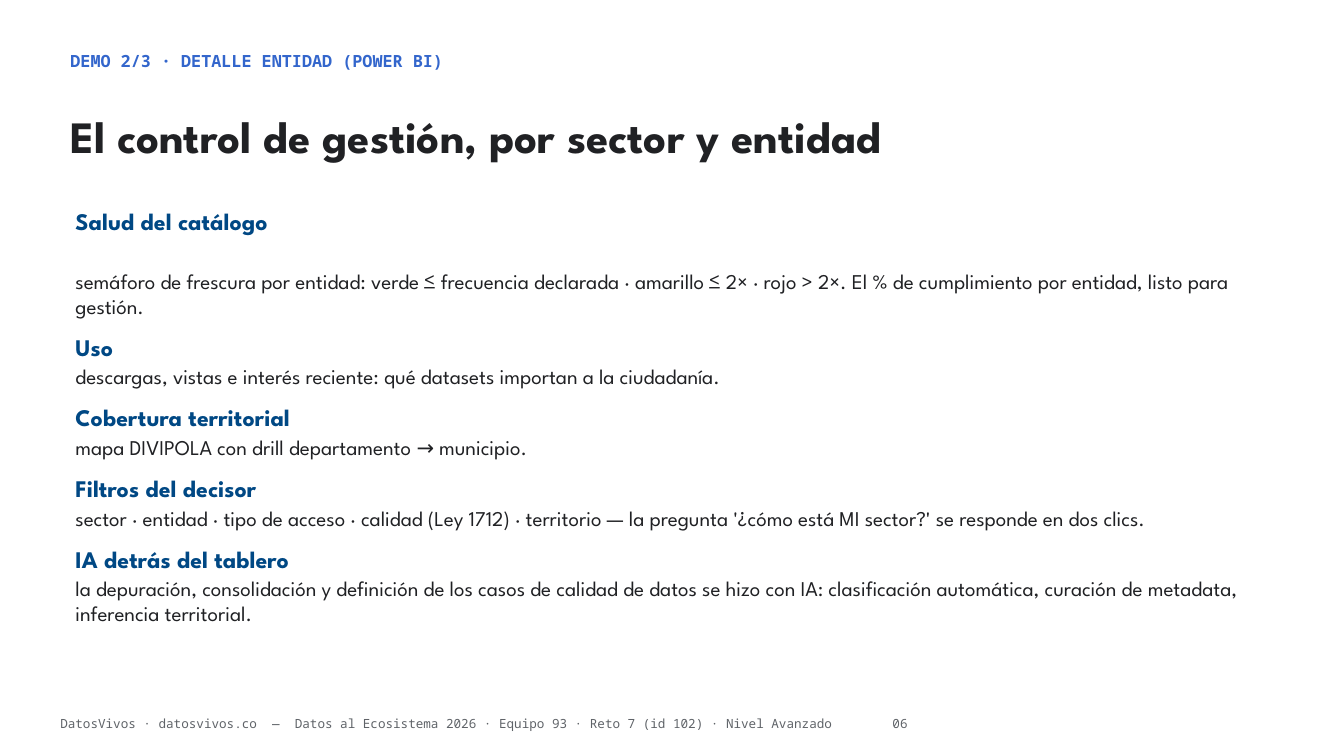
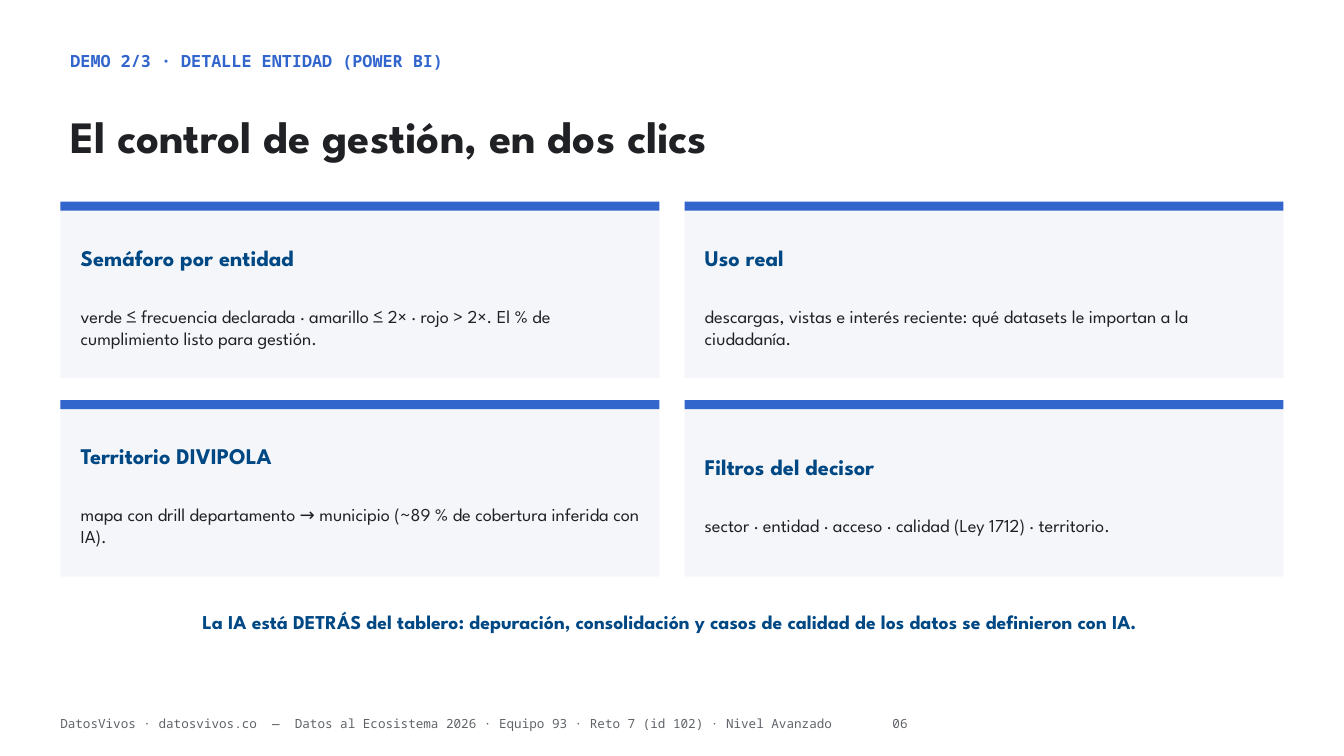
Before and after one commit to jsricop/DatosVivos, a slide deck: slide 6 of recursos/presentacion.pptx. Drawn at 1344x756 pixels with LibreOffice and Linux fonts; fonts in the diff are those of the drawing. Boxes give left, top, right and bottom in pixels: in the first picture for what was removed or moved away, otherwise in the second. Text is boxed around its words. In the diff, an @@ line names an element or a change of style, - is before the commit and + after.

```diff
--- a/recursos/presentacion.pptx
+++ b/recursos/presentacion.pptx
@@ text at [70, 122, 707, 163]: text changed @@
-El control de gestión, por sector y entidad
+El control de gestión, en dos clics
@@ rectangle added at [60, 202, 659, 378], fill #F4F6F9, 13 pt, text #202124 @@
+Semáforo por entidad
+verde ≤ frecuencia declarada · amarillo ≤ 2× · rojo > 2×. El % de cumplimiento listo para gestión.
@@ rectangle added at [60, 202, 659, 211], fill #3366CC @@
@@ rectangle added at [685, 202, 1284, 378], fill #F4F6F9, 13 pt, text #202124 @@
+Uso real
+descargas, vistas e interés reciente: qué datasets le importan a la ciudadanía.
@@ rectangle added at [685, 202, 1284, 211], fill #3366CC @@
@@ text removed at [75, 213, 1237, 622] @@
-Salud del catálogo
-semáforo de frescura por entidad: verde ≤ frecuencia declarada · amarillo ≤ 2× · rojo > 2×. El % de cumplimiento por entidad, listo para gestión.
-Uso
-descargas, vistas e interés reciente: qué datasets importan a la ciudadanía.
-Cobertura territorial
-mapa DIVIPOLA con drill departamento → municipio.
-Filtros del decisor
-sector · entidad · tipo de acceso · calidad (Ley 1712) · territorio — la pregunta '¿cómo está MI sector?' se responde en dos clics.
-IA detrás del tablero
-la depuración, consolidación y definición de los casos de calidad de datos se hizo con IA: clasificación automática, curación de metadata, inferencia territorial.
@@ rectangle added at [60, 400, 659, 577], fill #F4F6F9, 13 pt, text #202124 @@
+Territorio DIVIPOLA
+mapa con drill departamento → municipio (~89 % de cobertura inferida con IA).
@@ rectangle added at [60, 400, 659, 409], fill #3366CC @@
@@ rectangle added at [685, 400, 1284, 577], fill #F4F6F9, 13 pt, text #202124 @@
+Filtros del decisor
+sector · entidad · acceso · calidad (Ley 1712) · territorio.
@@ rectangle added at [685, 400, 1284, 409], fill #3366CC @@
@@ text added at [202, 612, 1136, 633], 14 pt, text #004884, bold @@
+La IA está DETRÁS del tablero: depuración, consolidación y casos de calidad de los datos se definieron con IA.
```
Also in this commit, not shown: 16 other slides changed, 1 slide added, 2 slides removed, 3 other files.
